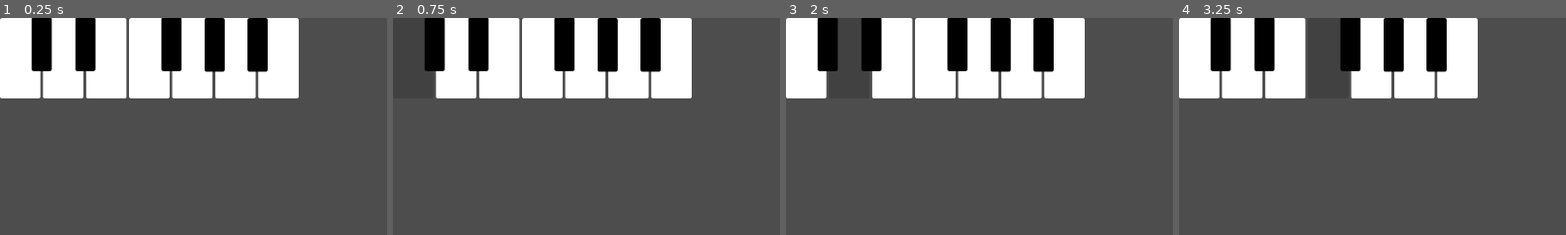
Above: before the commit, frames 1-4 (left to right).
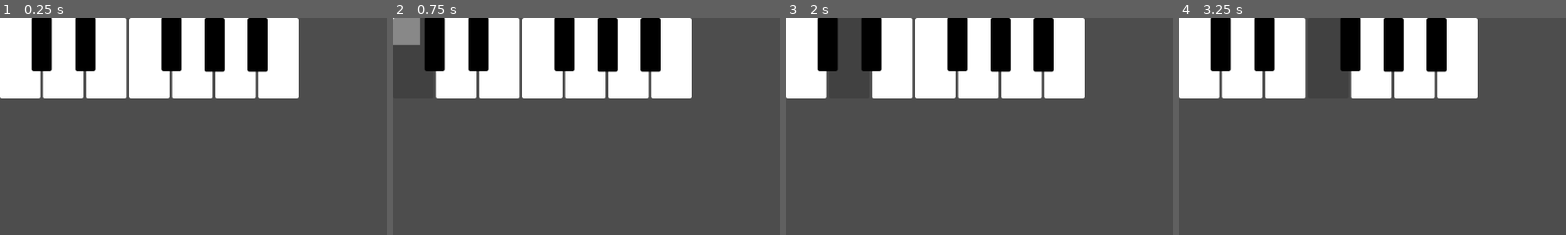
Above: after the commit, the same moments.

Repository: Askada21/Godot_Piano_Assignment-
Game: Godot game, scene res://piano.tscn
Same seed, same stepped clock (60 frames per second), same inputs: the game is played once before the commit and once after it.
Inputs (mouse positions are % of the whole screen's width and height, from its top left):
- Up to frame 1 (0.25 s): no input
- Up to frame 2 (0.75 s): click (3, 9) at 0.5 s
- Up to frame 3 (2 s): click (8, 9) at 1.25 s
- Up to frame 4 (3.25 s): click (14, 9) at 2 s; click (19, 9) at 2.75 s
The pictures show only the part of the screen within x 0-50%, y 0-50%; the shares and areas given below are measured in that part.

The runs differ from the first frame. In frame 1, less than 0.1% of the frame differs, in the area x 0-1%, y 0-1%; in frame 2, 0.9%, in the area x 0-8%, y 0-13%; in frame 3, less than 0.1%; in frame 4, less than 0.1%.

Commit message:
Created a visualizer for the piano
Added a control(visualizer) and a control(bars).

Diff:
--- a/piano.tscn
+++ b/piano.tscn
@@ -28,6 +28,77 @@
 
 [node name="Piano" type="Node2D" unique_id=1472691599]
 script = ExtResource("1_onqjq")
+
+[node name="Visualizer" type="Control" parent="." unique_id=2140253119]
+layout_mode = 3
+anchors_preset = 0
+offset_right = 40.0
+offset_bottom = 40.0
+
+[node name="Bars" type="Control" parent="Visualizer" unique_id=18753228]
+anchors_preset = 0
+offset_right = 40.0
+offset_bottom = 40.0
+
+[node name="Bar0" type="ColorRect" parent="Visualizer/Bars" unique_id=1961838823]
+layout_mode = 0
+offset_right = 40.0
+offset_bottom = 40.0
+
+[node name="Bar1" type="ColorRect" parent="Visualizer/Bars" unique_id=1360554628]
+layout_mode = 0
+offset_right = 40.0
+offset_bottom = 40.0
+
+[node name="Bar2" type="ColorRect" parent="Visualizer/Bars" unique_id=512110869]
+layout_mode = 0
+offset_right = 40.0
+offset_bottom = 40.0
+
+[node name="Bar3" type="ColorRect" parent="Visualizer/Bars" unique_id=1181836716]
+layout_mode = 0
+offset_right = 40.0
+offset_bottom = 40.0
+
+[node name="Bar4" type="ColorRect" parent="Visualizer/Bars" unique_id=1825645534]
+layout_mode = 0
+offset_right = 40.0
+offset_bottom = 40.0
+
+[node name="Bar5" type="ColorRect" parent="Visualizer/Bars" unique_id=636488408]
+layout_mode = 0
+offset_right = 40.0
+offset_bottom = 40.0
+
+[node name="Bar6" type="ColorRect" parent="Visualizer/Bars" unique_id=1985951858]
+layout_mode = 0
+offset_right = 40.0
+offset_bottom = 40.0
+
+[node name="Bar7" type="ColorRect" parent="Visualizer/Bars" unique_id=1128088973]
+layout_mode = 0
+offset_right = 40.0
+offset_bottom = 40.0
+
+[node name="Bar8" type="ColorRect" parent="Visualizer/Bars" unique_id=570529070]
+layout_mode = 0
+offset_right = 40.0
+offset_bottom = 40.0
+
+[node name="Bar9" type="ColorRect" parent="Visualizer/Bars" unique_id=940088481]
+layout_mode = 0
+offset_right = 40.0
+offset_bottom = 40.0
+
+[node name="Bar10" type="ColorRect" parent="Visualizer/Bars" unique_id=392690257]
+layout_mode = 0
+offset_right = 40.0
+offset_bottom = 40.0
+
+[node name="Bar11" type="ColorRect" parent="Visualizer/Bars" unique_id=1404514846]
+layout_mode = 0
+offset_right = 40.0
+offset_bottom = 40.0
 
 [node name="Keyboard" type="Control" parent="." unique_id=1215975832]
 layout_mode = 3
